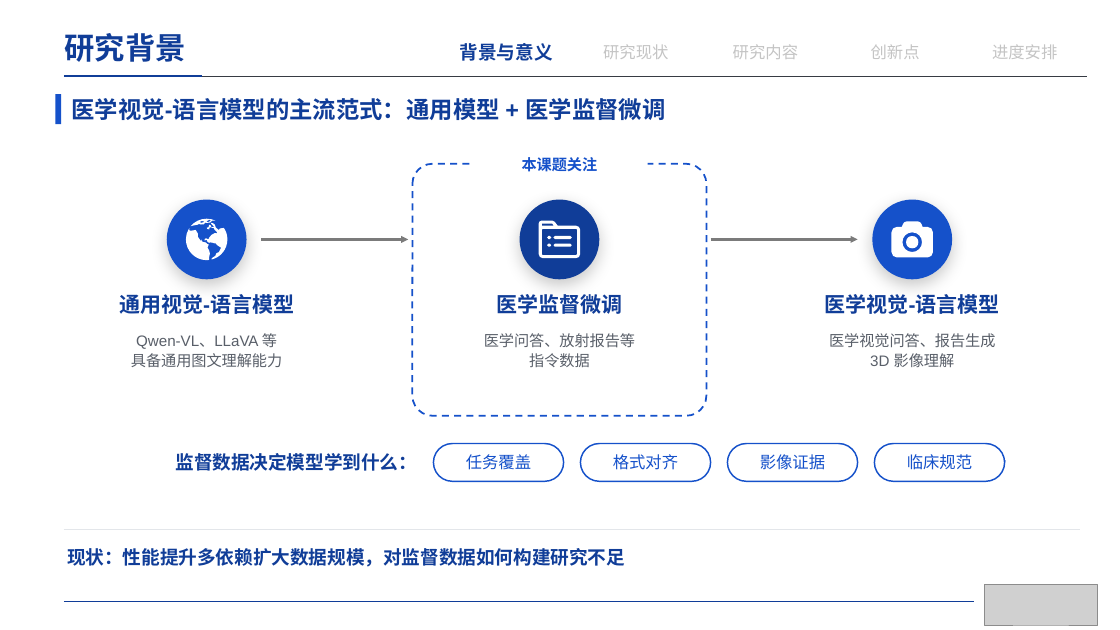
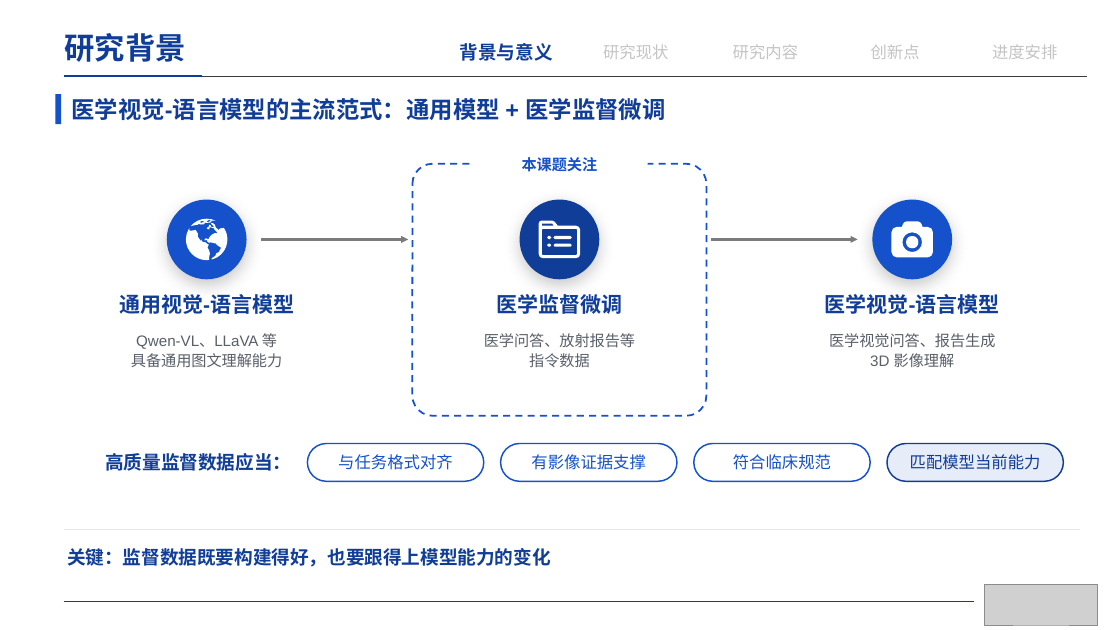
Before and after one commit to irving-2222/Graduation-Thesis, a slide deck: slide 4 of 开题答辩.pptx. Drawn at 1120x630 pixels with LibreOffice and Linux fonts; fonts in the diff are those of the drawing; grey boxes stand for pictures. Boxes give left, top, right and bottom in pixels: in the first picture for what was removed or moved away, otherwise in the second. Text is boxed around its words. In the diff, an @@ line names an element or a change of style, - is before the commit and + after.

```diff
--- a/开题答辩.pptx
+++ b/开题答辩.pptx
@@ rounded rectangle "与任务格式对齐": place and size @@
-rounded rectangle "与任务格式对齐" at <box>434,444,564,481</box>
+rounded rectangle "与任务格式对齐" at <box>308,444,484,481</box>
@@ rounded rectangle "有影像证据支撑": place and size @@
-rounded rectangle "有影像证据支撑" at <box>728,444,858,481</box>
+rounded rectangle "有影像证据支撑" at <box>501,444,677,481</box>
@@ rounded rectangle removed at <box>581,444,711,481</box> @@
-格式对齐
@@ rounded rectangle "符合临床规范": place and size @@
-rounded rectangle "符合临床规范" at <box>875,444,1005,481</box>
+rounded rectangle "符合临床规范" at <box>694,444,870,481</box>
@@ rounded rectangle added at <box>887,444,1064,481</box>, fill #E6ECF8, outline #103D98 1.25 pt, 14 pt, text #103D98 @@
+匹配模型当前能力
@@ text at <box>105,453,291,471</box>: text changed @@
-监督数据决定模型学到什么：
+高质量监督数据应当：
@@ text in rounded rectangle at <box>338,454,452,470</box>: text changed @@
-任务覆盖
+与任务格式对齐
@@ text in rounded rectangle at <box>531,454,645,470</box>: text changed @@
-影像证据
+有影像证据支撑
@@ text in rounded rectangle at <box>733,454,831,470</box>: text changed @@
-临床规范
+符合临床规范
@@ text at <box>67,548,551,567</box>: text changed @@
-现状：性能提升多依赖扩大数据规模，对监督数据如何构建研究不足
+关键：监督数据既要构建得好，也要跟得上模型能力的变化
```
Also in this commit, not shown: 1 other file.
